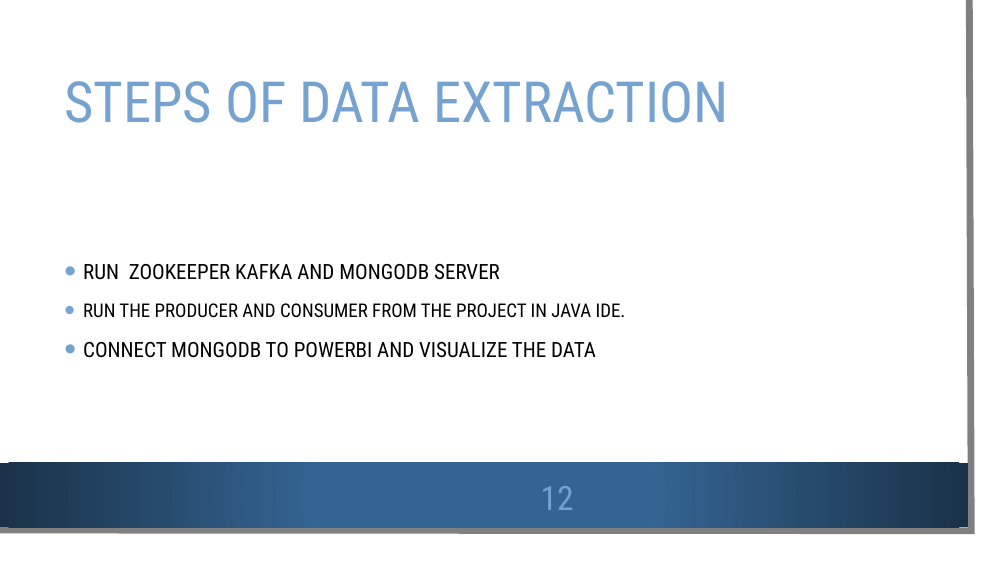
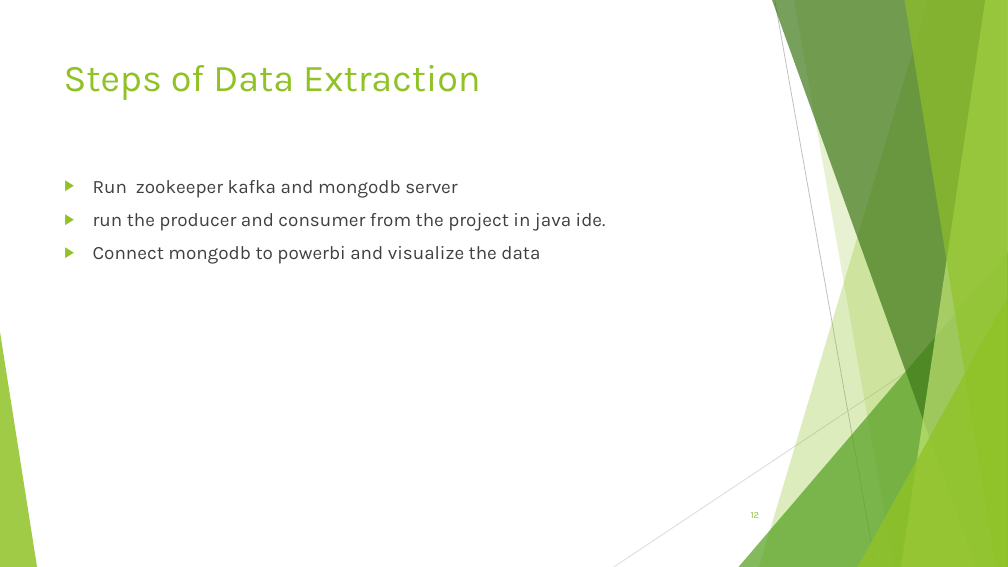
Before and after one commit to Deepthi1003/DataEncoders, a slide deck: slide 12 of Data Encoders.pptx. Drawn at 1008x567 pixels with LibreOffice and Linux fonts; fonts in the diff are those of the drawing; background and template pictures are left out. Boxes give left, top, right and bottom in pixels: in the first picture for what was removed or moved away, otherwise in the second. Text is boxed around its words. In the diff, an @@ line names an element or a change of style, - is before the commit and + after.

Commit message:
Added commentary_analysis.ipynb and Data Encoders.pptx

```diff
--- a/Data Encoders.pptx
+++ b/Data Encoders.pptx
@@ rectangle removed at [0,0,991,550] @@
@@ freeform shape removed at [0,0,972,531] @@
@@ title "Steps of Data Extraction" at [64,65,481,100]: vertical alignment middle to top @@
@@ title at [64,65,481,100]: text changed; size 54 to 36 pt; font Roboto Condensed to Karla; text colour #75A2CE to #90C226 @@
-STEPS OF DATA EXTRACTION
+Steps of Data Extraction
@@ text "Run zookeeper kafka and mongodb ..." at [93,180,606,264]: vertical alignment middle to top @@
@@ text at [93,180,606,264]: text changed; size 20 to 18 pt; font Roboto Condensed to Karla; text colour #000000 to #404040 @@
-• RUN ZOOKEEPER KAFKA AND MONGODB SERVER
-• RUN THE PRODUCER AND CONSUMER FROM THE PROJECT IN JAVA IDE.
-• CONNECT MONGODB TO POWERBI AND VISUALIZE THE DATA
+▶ Run zookeeper kafka and mongodb server
+▶ run the producer and consumer from the project in java ide.
+▶ Connect mongodb to powerbi and visualize the data
@@ group added at [0,0,1008,567]: 5 freeform shapes, 3 triangles, 2 lines @@
@@ rectangle removed at [0,463,968,527] @@
@@ page number: place and size @@
-page number at [541,486,574,510]
+page number at [751,512,760,518]
@@ page number at [751,512,760,518]: size 32 to 9 pt, font Roboto Condensed to Karla, text colour #75A2CE to #90C226; alignment centre to right @@
```
Also in this commit, not shown: 15 other slides changed, 1 other file.
